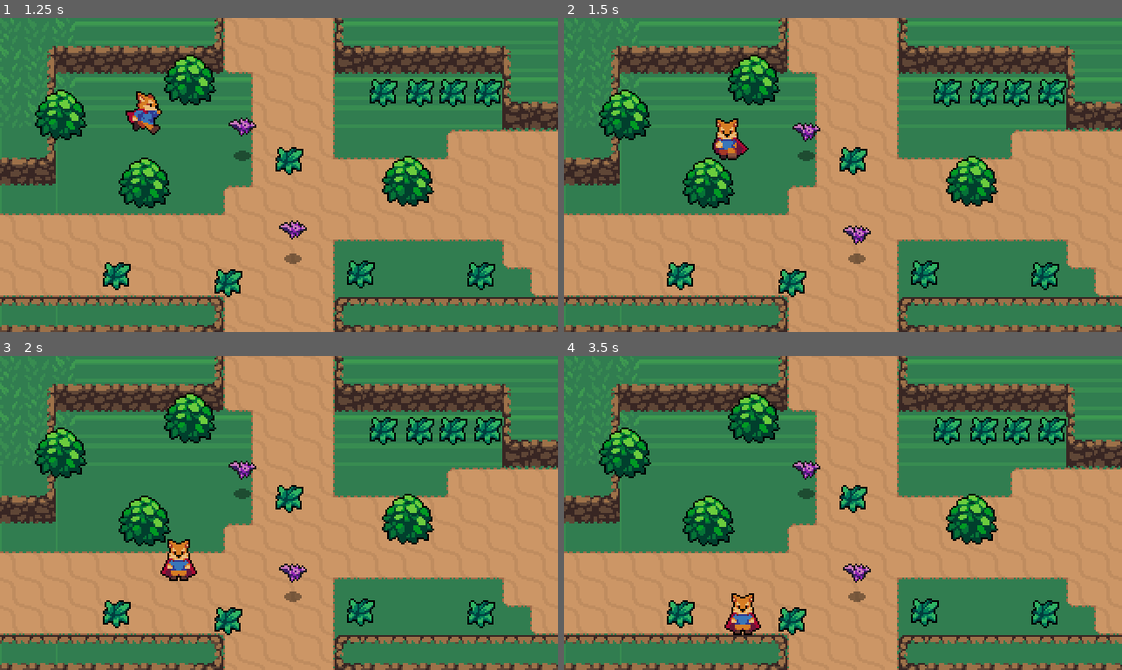
Above: before the commit, frames 1-4 (two rows, left to right).
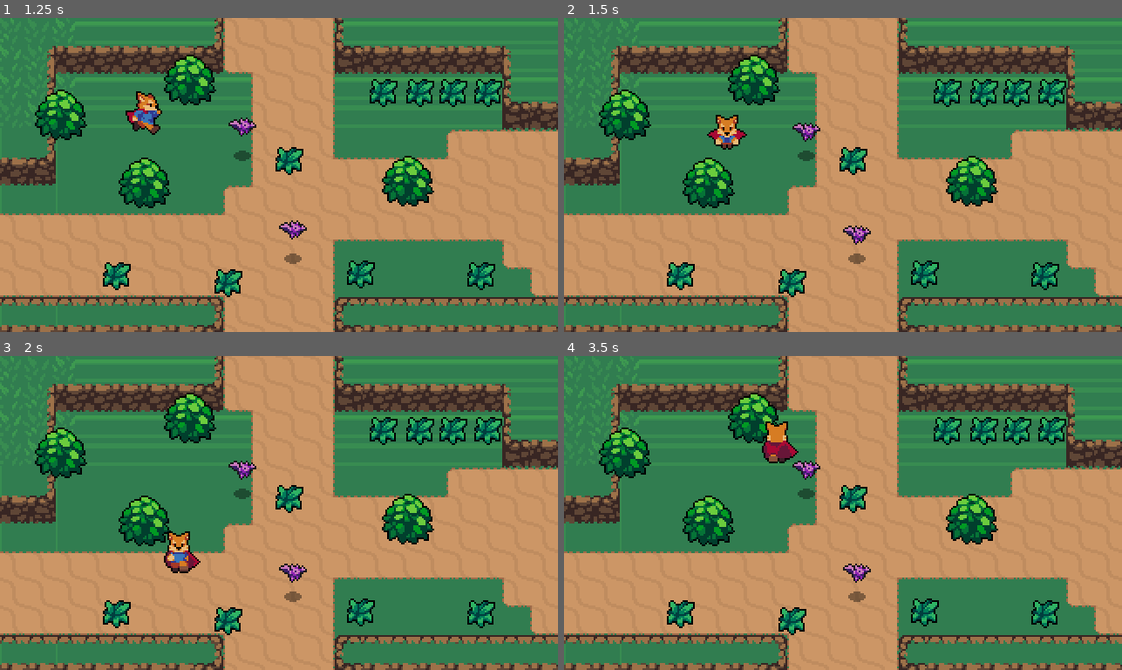
Above: after the commit, the same moments.

Repository: MooseValley/Game-Dev---Godot---ActionRPG
Game: Godot game, scene res://Level_01.tscn
The game is run twice, just before and just after one commit, with the same random seed, the same clock (stepped at 60 frames per second) and the same inputs.
Inputs:
- Up to frame 1 (1.25 s): hold Right (ui_right) from 0.53 s (still down); tap Space (attack) at 0.6 s
- Up to frame 2 (1.5 s): release Right (ui_right) at 1.28 s; hold Down (ui_down) from 1.28 s (still down); tap Z (roll) at 1.35 s
- Up to frame 3 (2 s): keep holding Down (ui_down)
- Up to frame 4 (3.5 s): release Down (ui_down) at 2.03 s; hold Right (ui_right) 2.03-2.78 s; tap Space (attack) at 2.1 s; hold Up (ui_up) from 2.78 s (still down); tap Z (roll) at 2.85 s

Frame 1 is identical in both runs. In frame 2, 0.6% of the frame differs, in the area x 25-34%, y 30-46%; in frame 3, 0.7%; in frame 4, 1.2%, in the area x 28-43%, y 20-89%.

Commit message:
ActionRPG - to EOF video 14 - fix Roll Down bug

Diff:
--- a/Scenes/Player.tscn
+++ b/Scenes/Player.tscn
@@ -444,7 +444,7 @@
 animation = "Roll_Left"
 
 [sub_resource type="AnimationNodeAnimation" id=26]
-animation = "Run_Down"
+animation = "Roll_Down"
 
 [sub_resource type="AnimationNodeAnimation" id=27]
 animation = "Roll_Right"
@@ -554,10 +554,11 @@
 [node name="AnimationTree" type="AnimationTree" parent="."]
 tree_root = SubResource( 41 )
 anim_player = NodePath("../AnimationPlayer")
+active = true
 parameters/playback = SubResource( 42 )
 parameters/Attack/blend_position = Vector2( 0.0374415, 0.935821 )
 parameters/Idle/blend_position = Vector2( -0.48986, 0.0258621 )
-parameters/Roll/blend_position = Vector2( -0.985959, -0.0361502 )
+parameters/Roll/blend_position = Vector2( -0.00936037, 0.341379 )
 parameters/Run/blend_position = Vector2( 0, 0 )
 
 [node name="HitboxPivot" type="Position2D" parent="."]
Not shown, changed: 00 - ActionRPG Tutorial series by HackBeast (Benjamin).txt
Not shown, added: 00 - Errors, Issues and Fixes.txt
Not shown, added: ActionRPG - to min 2 of video 15 - Roll Down issue - no control, run down - incl Assets and Git folders.zip
Not shown, added: ActionRPG - to min 2 of video 15 - Roll Down issue - no control, run down.zip
